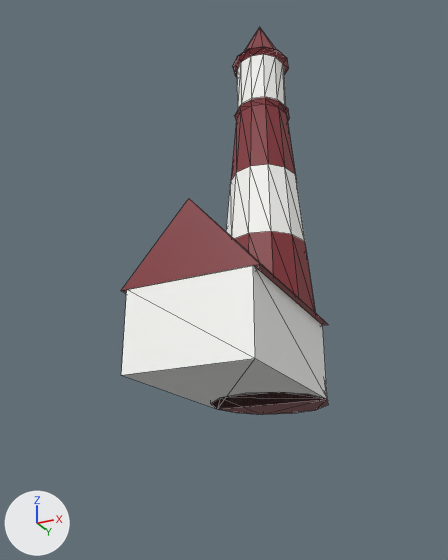
The glTF model src/fishing/assets/Lighthouse.glb: old version first, new version second.
Rendered twice from a camera (50 mm lens) standing at (4.01, -9.75, -1.97) and looking at (-0.5, -0.73, 2.09). Every picture has the same lights, and +X, +Y and +Z are marked at lower left. The picture after the commit comes second. Mesh edges are drawn as thin lines. Vertices at exactly the same position are counted once.
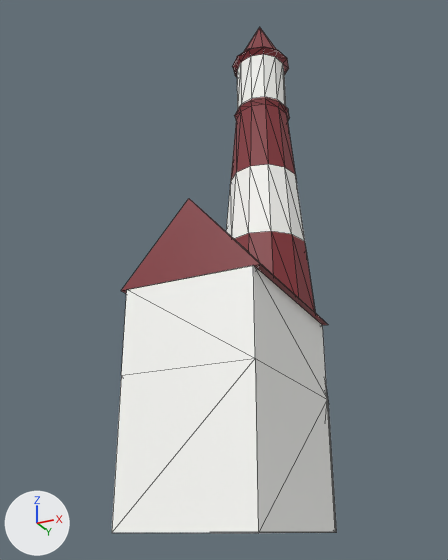
Where the change shows, as pixel boxes (x1, y1, x2, y2) in the pictures (448 x 560 px):
'Cube', reshaped (8% wider, 86% taller): before (121, 265, 327, 409); after (112, 265, 335, 533)
'Cylinder', reshaped: before (211, 27, 329, 415); after (226, 27, 337, 532)
part 1 of me_cube_001, built on: before (122, 358, 326, 409); after (112, 358, 335, 533)
part 2 of me_cylinder_002, built on: before (211, 392, 329, 415); after (327, 401, 337, 532)

The change, as a diff of the scene's bpy script:
```diff
--- a/src/fishing/assets/Lighthouse.glb.py
+++ b/src/fishing/assets/Lighthouse.glb.py
@@ me_cube_001 @@
 # used by ob_cube; location = (0.0, 0.0, 0.0)
-me_cube_001.from_pydata(...)  # 8 vertices, 12 faces; spans x -1.0..1.0, y -2.87..0.0, z 0.0..1.26
+me_cube_001.from_pydata(...)  # 12 vertices, 20 faces; spans x -1.0..1.0, y -2.87..0.0, z -2.0..1.26
+# me_cube_001 part 1
+# 2 faces are deleted
+# 4 vertices are added at (-1.0, 0.0, -2.0), (-1.0, -2.87, -2.0), (1.0, 0.0, -2.0), (1.0, -2.87, -2.0)
+# 10 new faces join them
 me_cube_001.materials.append(mat_white)
@@ me_cylinder_002 @@
 # used by ob_cylinder; location = (0.0, 0.0, 0.0)
-me_cylinder_002.from_pydata(...)  # 124 vertices, 252 faces; spans x -1.0..1.0, y -1.0..1.0, z 0.0..8.2
+me_cylinder_002.from_pydata(...)  # 136 vertices, 276 faces; spans x -1.0..1.0, y -1.0..1.0, z -2.0..8.2
+# me_cylinder_002 part 2
+# 10 faces are deleted
+# 12 new vertices lie (0.0, 0.0, -2.0) away from vertices in x -1.0..1.0, y -1.0..1.0, z 0.0
+# 10 new faces join them, mat_red (red #873339)
+# 24 new faces join them, mat_white (white #fffffb)
 me_cylinder_002.materials.append(mat_red)
```
